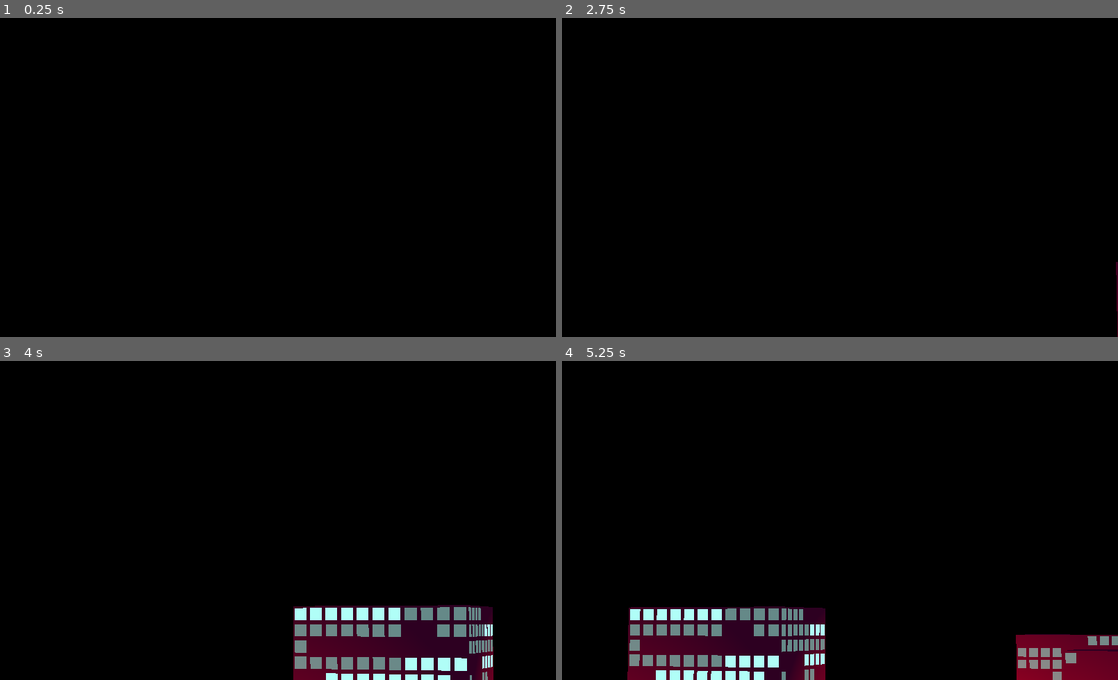
Above: before the commit, frames 1-4 (two rows, left to right).
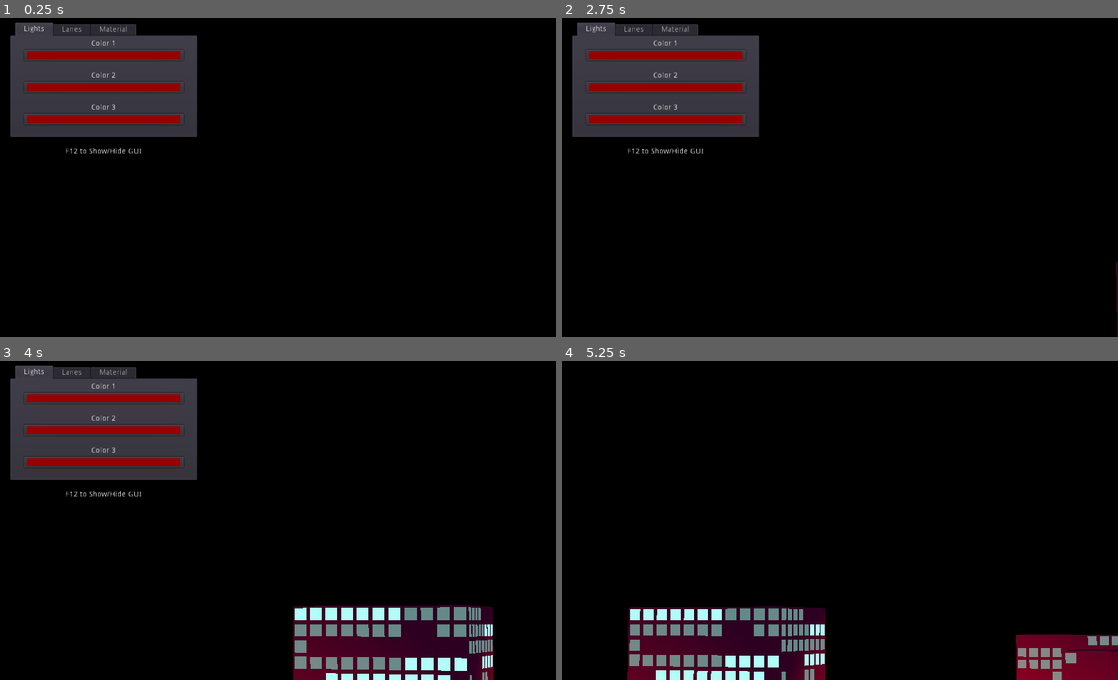
Above: after the commit, the same moments.

Repository: CluckeyMcCormick/ncg2
Game: Godot game, scene res://Main.tscn
Two runs of this game, one before a commit and one after it. Both use one fixed random seed, a clock stepped at 60 frames per second and the inputs below.
Inputs:
- Up to frame 1 (0.25 s): no input
- Up to frame 2 (2.75 s): tap Enter at 0.5, 2 s; tap Space at 1.25 s
- Up to frame 3 (4 s): tap Space at 2.75 s
- Up to frame 4 (5.25 s): tap F12 (gui_toggle, bound only after the commit) at 4.15 s

The runs differ from the first frame. In frame 1, 12% of the frame differs, in the area x 1-36%, y 1-43%; in frame 2, 12%; in frame 3, 12%; in frame 4, nothing differs.

Commit message:
Add a GUI to live-change the different lights
The ultimate end-goal of this project is to have it only PARTIALLY
dependent on the Godot IDE. I want the user to have some basic metric
of control.

To start, I've added a GUI to allow the user to change our three light
colors on the fly. The new colors slowly trickle in with new
buildings.

I originally considered having the lights change in real time. This
would be feasible with Godot's Group functionality but I was worried
about performance impacts and decided not to.

Diff:
--- a/Main.gd
+++ b/Main.gd
@@ -1,16 +1,26 @@
 extends Spatial
 
-
-# Declare member variables here. Examples:
-# var a = 2
-# var b = "text"
-
+# Grab the MaterialColorControl Node - this will allow us to change colors and
+# materials on the fly.
+onready var mcc = get_node("/root/MaterialColorControl")
 
 # Called when the node enters the scene tree for the first time.
 func _ready():
     randomize()
 
+    $GUI/TabContainer/Lights/VBoxContainer/ColorPickerButton1.color = mcc.light_color_one
+    $GUI/TabContainer/Lights/VBoxContainer/ColorPickerButton2.color = mcc.light_color_two
+    $GUI/TabContainer/Lights/VBoxContainer/ColorPickerButton3.color = mcc.light_color_three
 
-# Called every frame. 'delta' is the elapsed time since the previous frame.
-#func _process(delta):
-#    pass
+func _input(event):
+    if event.is_action_pressed("gui_toggle"):
+        $GUI.visible = not $GUI.visible
+
+func _on_ColorPickerButton1_color_changed(color):
+    mcc.light_color_one = color
+
+func _on_ColorPickerButton2_color_changed(color):
+    mcc.light_color_two = color
+
+func _on_ColorPickerButton3_color_changed(color):
+    mcc.light_color_three = color
--- a/Main.tscn
+++ b/Main.tscn
@@ -150,3 +150,125 @@
 light_size_deviation = 2.0
 use_light_color_two = true
 use_light_color_three = true
+
+[node name="GUI" type="VBoxContainer" parent="."]
+margin_left = 20.0
+margin_top = 20.0
+margin_right = 362.0
+margin_bottom = 265.0
+__meta__ = {
+"_edit_use_anchors_": false
+}
+
+[node name="TabContainer" type="TabContainer" parent="GUI"]
+margin_right = 342.0
+margin_bottom = 210.0
+rect_min_size = Vector2( 0, 210 )
+size_flags_horizontal = 3
+tab_align = 0
+__meta__ = {
+"_edit_use_anchors_": false
+}
+
+[node name="Lights" type="Tabs" parent="GUI/TabContainer"]
+anchor_right = 1.0
+anchor_bottom = 1.0
+margin_left = 4.0
+margin_top = 32.0
+margin_right = -4.0
+margin_bottom = -4.0
+rect_min_size = Vector2( 0, 174 )
+
+[node name="VBoxContainer" type="VBoxContainer" parent="GUI/TabContainer/Lights"]
+anchor_right = 1.0
+anchor_bottom = 1.0
+margin_left = 20.0
+margin_right = -20.0
+size_flags_horizontal = 3
+size_flags_vertical = 3
+__meta__ = {
+"_edit_use_anchors_": false
+}
+
+[node name="Color1" type="Label" parent="GUI/TabContainer/Lights/VBoxContainer"]
+margin_right = 294.0
+margin_bottom = 14.0
+text = "Color 1"
+align = 1
+
+[node name="ColorPickerButton1" type="ColorPickerButton" parent="GUI/TabContainer/Lights/VBoxContainer"]
+margin_top = 18.0
+margin_right = 294.0
+margin_bottom = 38.0
+text = "Color 1"
+edit_alpha = false
+__meta__ = {
+"_edit_use_anchors_": false
+}
+
+[node name="Color2" type="Label" parent="GUI/TabContainer/Lights/VBoxContainer"]
+margin_top = 42.0
+margin_right = 294.0
+margin_bottom = 73.0
+text = "
+Color 2"
+align = 1
+
+[node name="ColorPickerButton2" type="ColorPickerButton" parent="GUI/TabContainer/Lights/VBoxContainer"]
+margin_top = 77.0
+margin_right = 294.0
+margin_bottom = 97.0
+text = "Color 2"
+__meta__ = {
+"_edit_use_anchors_": false
+}
+
+[node name="Color3" type="Label" parent="GUI/TabContainer/Lights/VBoxContainer"]
+margin_top = 101.0
+margin_right = 294.0
+margin_bottom = 132.0
+text = "
+Color 3"
+align = 1
+
+[node name="ColorPickerButton3" type="ColorPickerButton" parent="GUI/TabContainer/Lights/VBoxContainer"]
+margin_top = 136.0
+margin_right = 294.0
+margin_bottom = 156.0
+text = "Color 3"
+__meta__ = {
+"_edit_use_anchors_": false
+}
+
+[node name="Lanes" type="Tabs" parent="GUI/TabContainer"]
+visible = false
+anchor_right = 1.0
+anchor_bottom = 1.0
+margin_left = 4.0
+margin_top = 32.0
+margin_right = -4.0
+margin_bottom = -4.0
+tab_align = 0
+
+[node name="Material" type="Tabs" parent="GUI/TabContainer"]
+visible = false
+anchor_right = 1.0
+anchor_bottom = 1.0
+margin_left = 4.0
+margin_top = 32.0
+margin_right = -4.0
+margin_bottom = -4.0
+tab_align = 0
+tab_close_display_policy = 2
+
+[node name="Label" type="Label" parent="GUI"]
+margin_top = 214.0
+margin_right = 342.0
+margin_bottom = 245.0
+text = "
+F12 to Show/Hide GUI"
+align = 1
+
+[connection signal="color_changed" from="GUI/TabContainer/Lights/VBoxContainer/ColorPickerButton1" to="." method="_on_ColorPickerButton1_color_changed"]
+[connection signal="color_changed" from="GUI/TabContainer/Lights/VBoxContainer/ColorPickerButton2" to="." method="_on_ColorPickerButton2_color_changed"]
+[connection signal="color_changed" from="GUI/TabContainer/Lights/VBoxContainer/ColorPickerButton3" to="." method="_on_ColorPickerButton3_color_changed"]
--- a/project.godot
+++ b/project.godot
@@ -22,6 +22,14 @@
 
 settings/stdout/print_fps=true
 
+[input]
+
+gui_toggle={
+"deadzone": 0.5,
+"events": [ Object(InputEventKey,"resource_local_to_scene":false,"resource_name":"","device":0,"alt":false,"shift":false,"control":false,"meta":false,"command":false,"pressed":false,"scancode":16777255,"unicode":0,"echo":false,"script":null)
+ ]
+}
+
 [layer_names]
 
 3d_render/layer_1="Primary"
